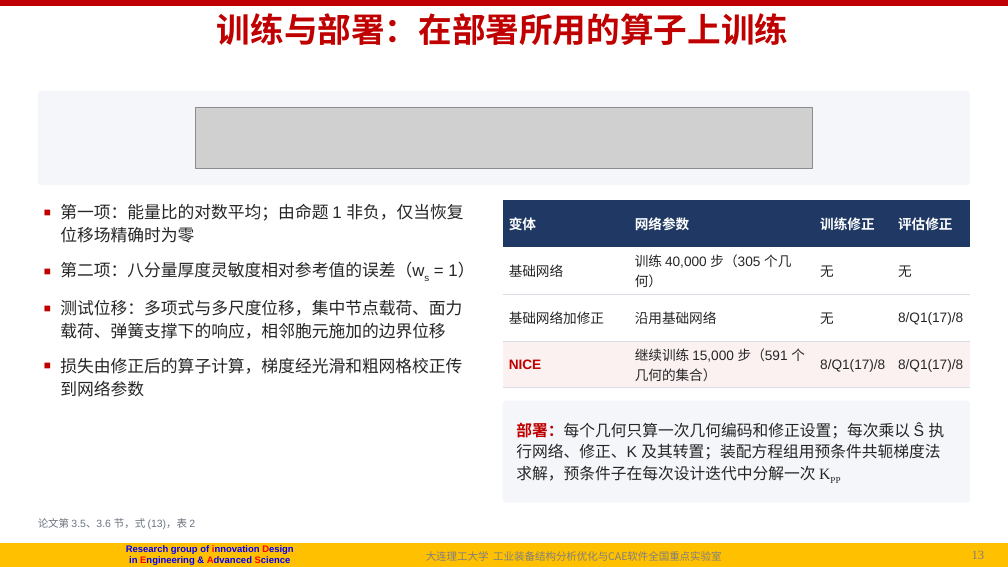
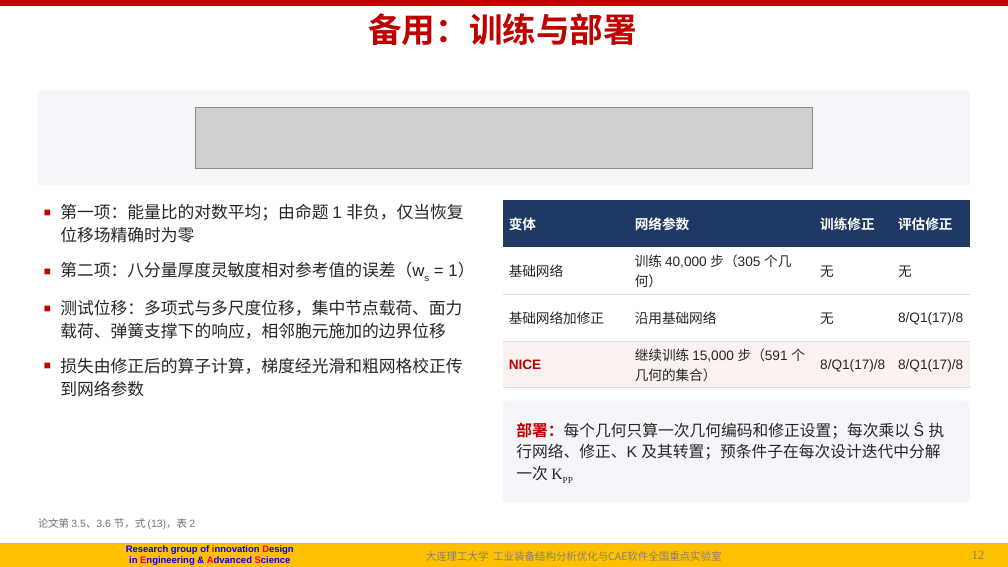
Before and after one commit to fanzhirui1004-source/curly-octo-goggles, a slide deck: slide 12 of docs/followup/talk/P1_NICE_组会汇报_20261014.pptx (slide 13 before the commit). Drawn at 1008x567 pixels with LibreOffice and Linux fonts; fonts in the diff are those of the drawing; grey boxes stand for pictures; background and template pictures are left out. Boxes give left, top, right and bottom in pixels: in the first picture for what was removed or moved away, otherwise in the second. Text is boxed around its words. In the diff, an @@ line names an element or a change of style, - is before the commit and + after.

```diff
--- a/docs/followup/talk/P1_NICE_组会汇报_20261014.pptx
+++ b/docs/followup/talk/P1_NICE_组会汇报_20261014.pptx
@@ title at [368,13,637,45]: text changed @@
-训练与部署：在部署所用的算子上训练
+备用：训练与部署
@@ text at [516,422,945,480]: text changed @@
-部署：每个几何只算一次几何编码和修正设置；每次乘以 Ŝ 执行网络、修正、K 及其转置；装配方程组用预条件共轭梯度法求解，预条件子在每次设计迭代中分解一次 KPP
+部署：每个几何只算一次几何编码和修正设置；每次乘以 Ŝ 执行网络、修正、K 及其转置；预条件子在每次设计迭代中分解一次 KPP
@@ page number at [967,550,1001,559]: text changed @@
-13/31
+12/14
@@ page number at [972,550,985,559]: text changed @@
-13
+12
```
Also in this commit, not shown: 8 other slides changed, 4 slides added, 21 slides removed, 1 other file.
